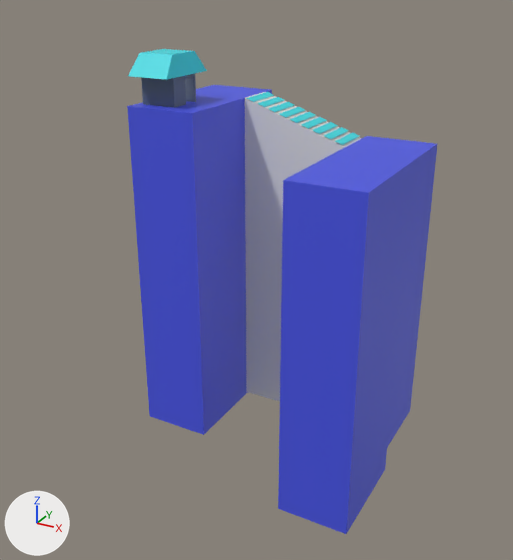
The Blender file Attacked from Above/Assets/Meshes/bonus.blend as it was, and as the next commit left it.
Rendered twice from a camera (50 mm lens) standing at (14.7, -28.9, 9.6) and looking at (-2.5, 2.4, -6.1). Every picture has the same lights, and +X, +Y and +Z are marked at lower left.
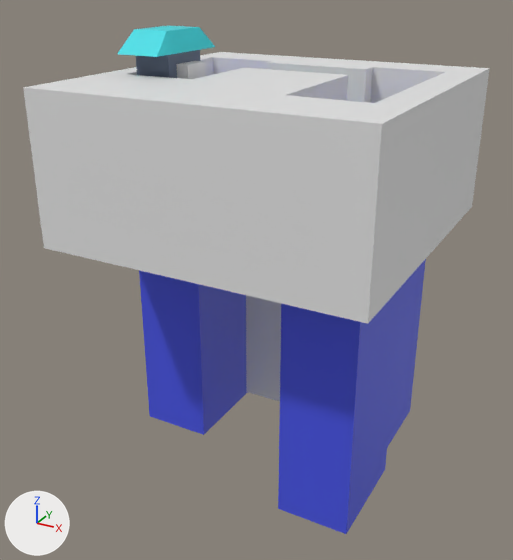
Pixel boxes (x1, y1, x2, y2) of what changed, in the pictures (513 x 560 px):
'Cube.005', shown
    after: (23, 52, 490, 324)
'Cube.006', moved, rescaled (23% wider)
    before: (128, 49, 207, 80)
    after: (118, 26, 215, 57)
'Cube', moved, rescaled
    before: (141, 74, 196, 108)
    after: (136, 50, 200, 78)
'Cube.007', shown
    after: (177, 61, 207, 79)
'Cube.004', unchanged, covered by the edit
    before: (127, 85, 272, 435)
    after: (139, 270, 247, 435)
'Cube.003', unchanged, covered by the edit
    before: (245, 92, 362, 402)
    after: (246, 295, 281, 402)

What the commit changed:
Object 'Cube.005' (ob_cube_005) is now shown.
Object 'Cube.006' (ob_cube_006) moves from (-7.63, 2.26, 5.13) to (-7.63, 2.35, 6.27).
Object 'Cube.006' (ob_cube_006) is rescaled from (1.0, 1.0, 0.539) to (1.0, 1.44, 0.539).
Object 'Cube.007' (ob_cube_007) is now shown.
Object 'Cube.007' (ob_cube_007) moves from (-7.63, 2.26, 4.08) to (-7.63, 1.49, 4.7).
Object 'Cube.007' (ob_cube_007) is rescaled from (1.0, 1.0, 1.0) to (1.39, 2.0, 1.72).
